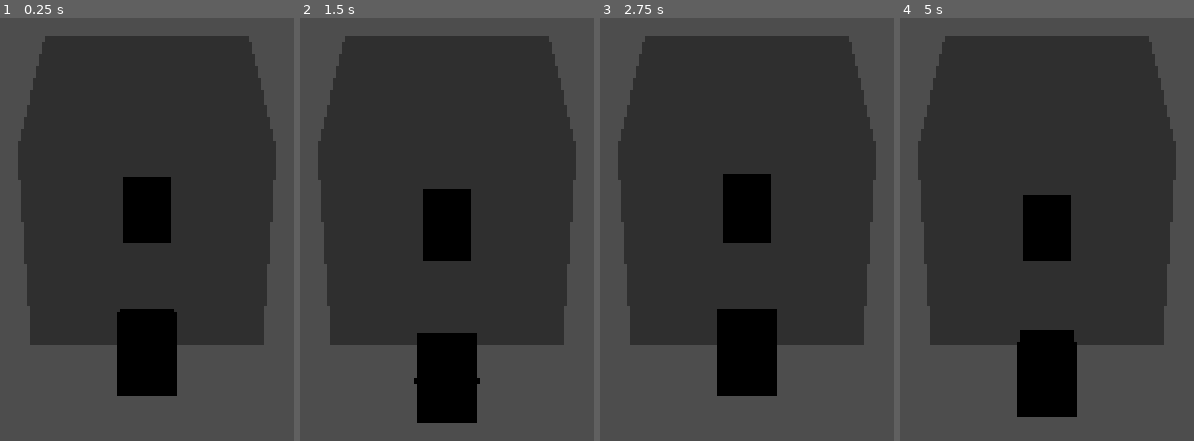
Above: before the commit, frames 1-4 (left to right).
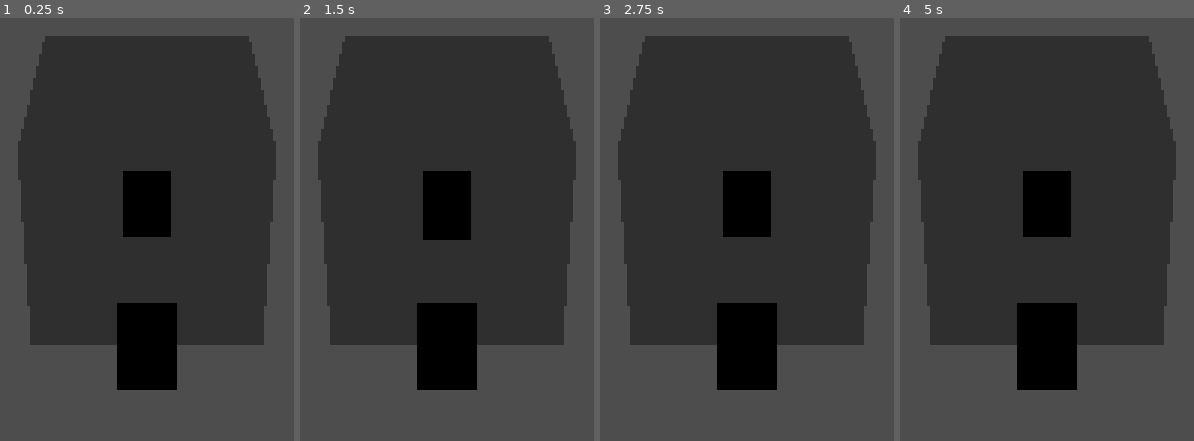
Above: after the commit, the same moments.

Repository: CoffeeCoder1/superpeterkart
Game: Godot game, scene res://scenes/karts/debug_kart/debug_kart.tscn
Same seed, same stepped clock (60 frames per second), same inputs: the game is played once before the commit and once after it. This scene is started directly instead of the project's main scene.
Inputs:
- Up to frame 1 (0.25 s): no input
- Up to frame 2 (1.5 s): hold Right (ui_right) 0.53-1.28 s; hold N (player1_boost) 0.53-1.28 s; tap Enter at 1.25 s; hold Down (ui_down) from 1.28 s (still down); tap N (player1_boost) at 1.35 s
- Up to frame 3 (2.75 s): tap Space at 2 s; release Down (ui_down) at 2.03 s; hold Right (ui_right) from 2.03 s (still down); hold N (player1_boost) from 2.03 s (still down)
- Up to frame 4 (5 s): release Right (ui_right) at 2.78 s; release N (player1_boost) at 2.78 s; hold Up (ui_up) 2.78-3.53 s; tap N (player1_boost) at 2.85, 4.35 s; tap Enter at 3.5 s; hold N (player1_boost) 3.53-4.28 s; hold Left (ui_left) from 3.53 s (still down)

The runs differ from the first frame. In frame 1, 1.1% of the frame differs, in the area x 39-61%, y 36-90%; in frame 2, 4.6%, in the area x 38-62%, y 36-96%; in frame 3, 0.9%; in frame 4, 4.5%.

Commit message:
Move debug specific logic to the DebugKart

Diff:
--- a/scenes/classes/kart/kart.gd
+++ b/scenes/classes/kart/kart.gd
@@ -10,13 +10,14 @@
 ## Is the kart instantiated for a kart preview?
 @export var kart_preview: bool = false
 
-@onready var front_axle: Node3D = $FrontAxle
-@onready var rear_axle: Node3D = $RearAxle
 
 var _top_speed = top_speed
 var _acceleration = acceleration
 var _steer_target = 0
 var boost_amount = 100
+
+var front_wheel: Vector3
+var rear_wheel: Vector3
 
 
 func _ready() -> void:
@@ -54,8 +55,8 @@
 
 		# Steering
 		var steering = Input.get_axis("ui_right", "ui_left")
-		var front_wheel: Vector3 = transform.origin - transform.basis.z * (wheel_spacing / 2)
-		var rear_wheel: Vector3 = transform.origin + transform.basis.z * (wheel_spacing / 2)
+		front_wheel = transform.origin - transform.basis.z * (wheel_spacing / 2)
+		rear_wheel = transform.origin + transform.basis.z * (wheel_spacing / 2)
 		var velocity_total: float = (velocity * Vector3(1, 0, 1)).length()
 		# Move the axles forward, rotating the front one's direction to steer
 		front_wheel += velocity.rotated(transform.basis.y, steering) * delta
@@ -73,8 +74,4 @@
 		# Rotate the kart
 		look_at(transform.origin + new_heading, transform.basis.y)
 
-		# Debug things
-		front_axle.global_position = front_wheel
-		rear_axle.global_position = rear_wheel
-
 		move_and_slide()
--- /dev/null
+++ b/scenes/karts/debug_kart/debug_kart.gd
@@ -0,0 +1,12 @@
+extends Kart
+
+@onready var front_axle: Node3D = $FrontAxle
+@onready var rear_axle: Node3D = $RearAxle
+
+
+func _physics_process(delta: float) -> void:
+	super._physics_process(delta)
+
+	# Debug things
+	front_axle.global_position = front_wheel
+	rear_axle.global_position = rear_wheel
--- a/scenes/karts/debug_kart/debug_kart.tscn
+++ b/scenes/karts/debug_kart/debug_kart.tscn
@@ -1,6 +1,6 @@
 [gd_scene load_steps=9 format=3 uid="uid://bjciw6mon03l2"]
 
-[ext_resource type="Script" path="res://scenes/classes/kart/kart.gd" id="1_ak1w3"]
+[ext_resource type="Script" path="res://scenes/karts/debug_kart/debug_kart.gd" id="1_2hvw2"]
 
 [sub_resource type="StandardMaterial3D" id="StandardMaterial3D_c46t3"]
 transparency = 1
@@ -26,7 +26,7 @@
 size = Vector3(0.25, 0.25, 0.25)
 
 [node name="DebugKart" type="CharacterBody3D"]
-script = ExtResource("1_ak1w3")
+script = ExtResource("1_2hvw2")
 
 [node name="Pivot" type="Node3D" parent="."]
 
